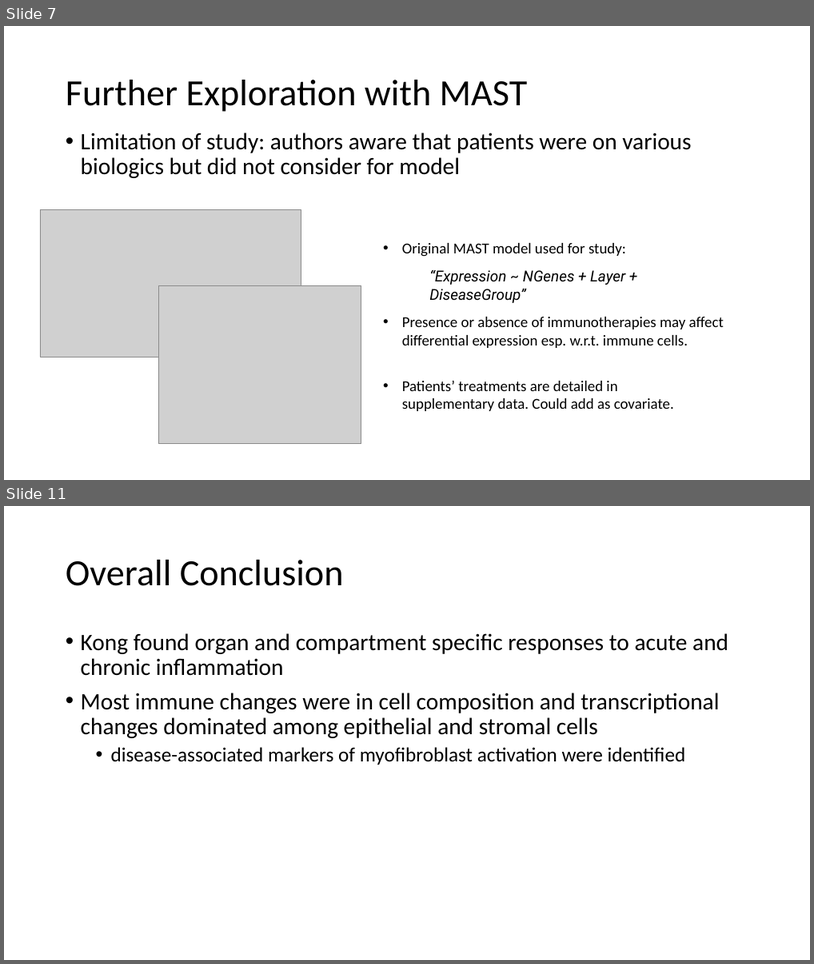
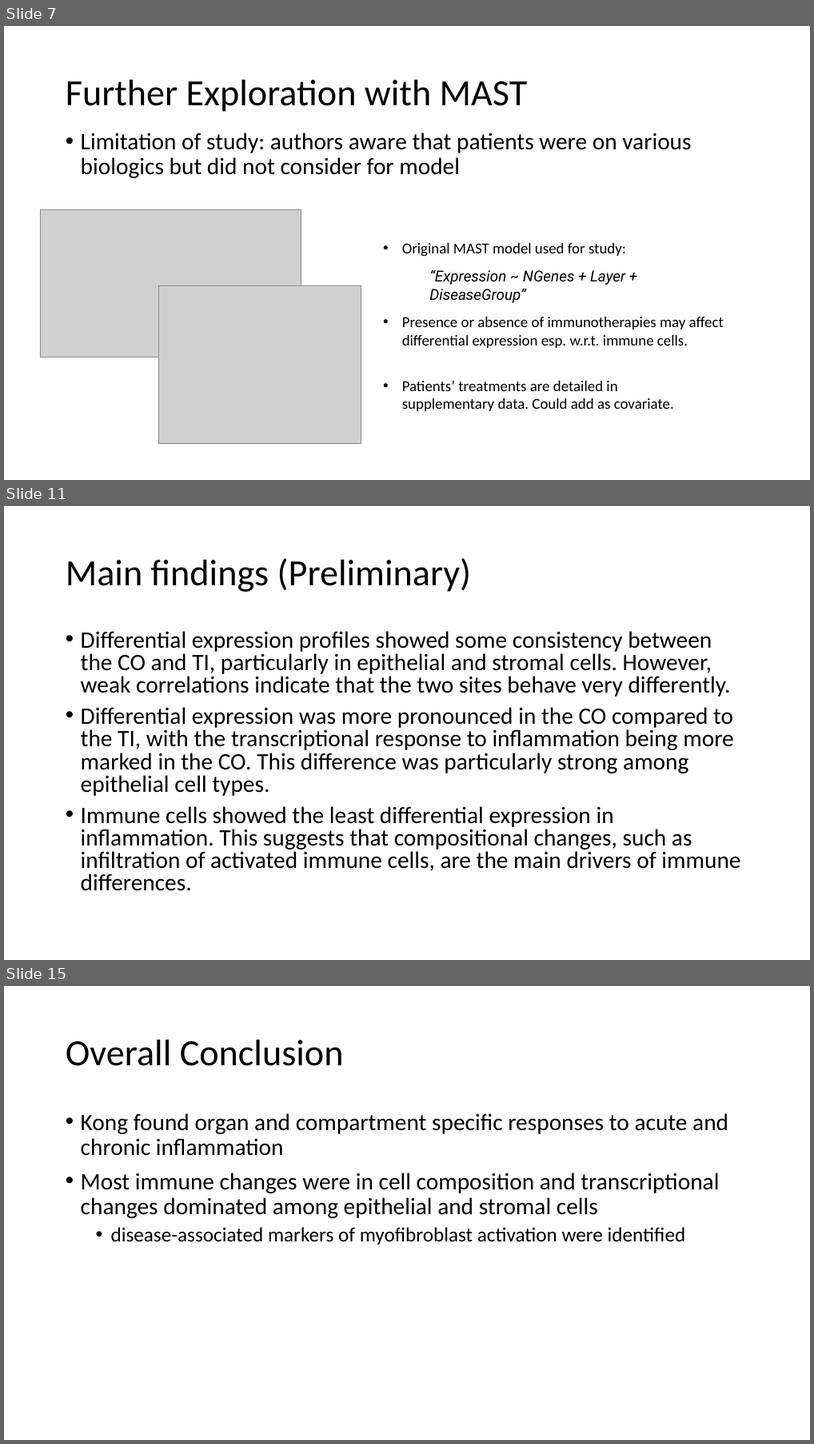
Before and after one commit to anthonylopes54/CPSC-445, a slide deck: cpsc445Presentation.pptx. Shown one above the other, each under a label of ours: slides 7 and 11 before the commit, slides 7, 11 and 15 after it; the slides between them are not shown. The pictures are 814x964 and 814x1444 pixels, drawn with LibreOffice and Linux fonts; fonts in the diff are those of the drawing; grey boxes stand for pictures; background and template pictures are left out. Boxes give left, top, right and bottom in pixels: in the first picture for what was removed or moved away, otherwise in the second. Text is boxed around its words. In the diff, an @@ line names an element or a change of style, - is before the commit and + after.

```diff
--- a/cpsc445Presentation.pptx
+++ b/cpsc445Presentation.pptx
@@ slide 11 added at box(4, 506, 810, 960), background #FFFFFF @@
@@ title added at box(66, 558, 471, 592), 44 pt, text #000000 @@
+Main findings (Preliminary)
@@ text added at box(81, 631, 741, 891), 28 pt, text #000000 @@
+• Differential expression profiles showed some consistency between the CO and TI, particularly in epithelial and stromal cells. However, weak correlations indicate that the two sites behave very differently.
+• Differential expression was more pronounced in the CO compared to the TI, with the transcriptional response to inflammation being more marked in the CO. This difference was particularly strong among epithelial cell types.
+• Immune cells showed the least differential expression in inflammation. This suggests that compositional changes, such as infiltration of activated immune cells, are the main drivers of immune differences.
@@ what was slide 11 is now slide 15 @@
```
Also in this commit, not shown: 3 slides changed, 3 other slides added.
